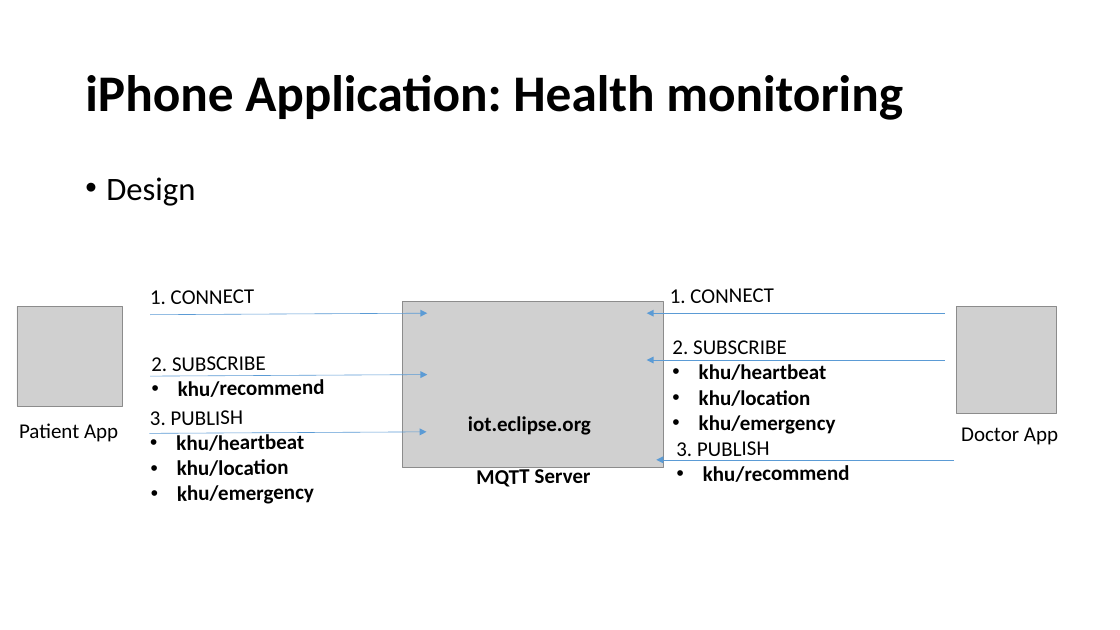
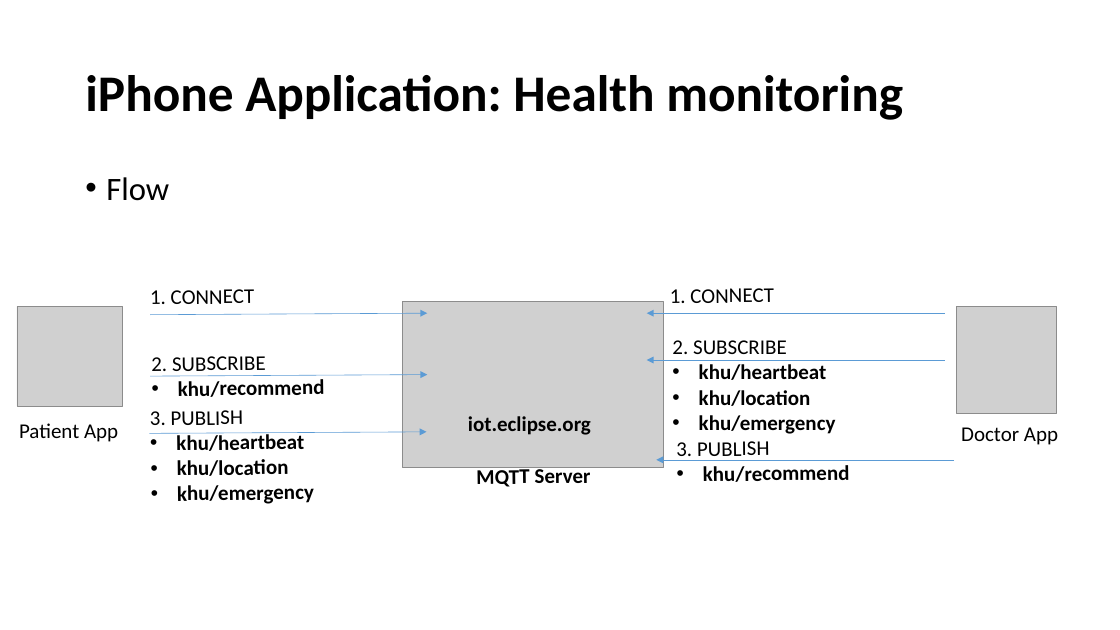
Before and after one commit to lephamtuyen/healthmonitoring, a slide deck: slide 15 of IBM_IoT.pptx. Drawn at 1120x630 pixels with LibreOffice and Linux fonts; fonts in the diff are those of the drawing; grey boxes stand for pictures. Boxes give left, top, right and bottom in pixels: in the first picture for what was removed or moved away, otherwise in the second. Text is boxed around its words. In the diff, an @@ line names an element or a change of style, - is before the commit and + after.

```diff
--- a/IBM_IoT.pptx
+++ b/IBM_IoT.pptx
@@ text at (x1=106, y1=177, x2=169, y2=201): text changed @@
-• Design
+• Flow
```
Also in this commit, not shown: 2 other slides changed, 15 other files.
